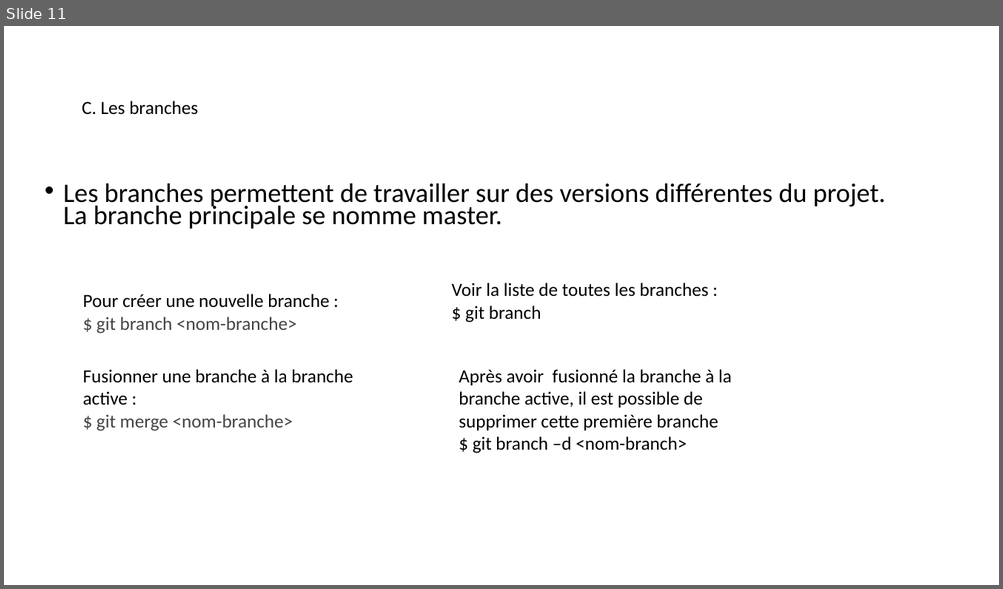
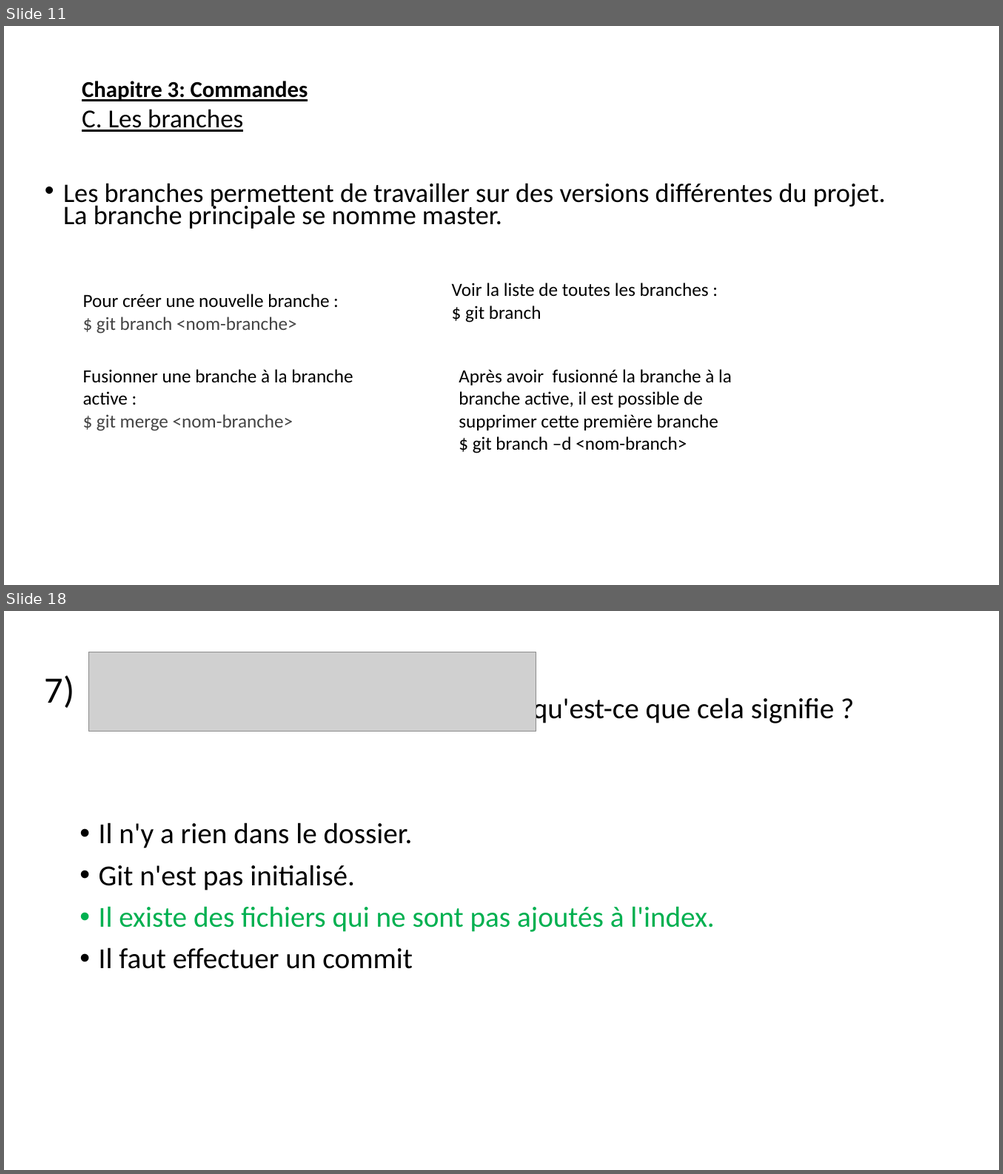
Before and after one commit to emdeo/absolute-knowledge, a slide deck: presentationGit.pptx. Shown one above the other, each under a label of ours: slide 11 before the commit, slides 11 and 18 after it; the slides between them are not shown. The pictures are 1003x589 and 1003x1174 pixels, drawn with LibreOffice and Linux fonts; fonts in the diff are those of the drawing; grey boxes stand for pictures. Boxes give left, top, right and bottom in pixels: in the first picture for what was removed or moved away, otherwise in the second. Text is boxed around its words. In the diff, an @@ line names an element or a change of style, - is before the commit and + after.

```diff
--- a/presentationGit.pptx
+++ b/presentationGit.pptx
@@ slide 18 added at [4, 611, 999, 1170], background #FFFFFF @@
@@ picture added at [88, 652, 535, 731] @@
@@ text added at [45, 675, 75, 708], 36 pt, text #000000 @@
+7)
@@ text added at [99, 695, 834, 969], 28 pt, text #000000 @@
+qu'est-ce que cela signifie ?
+• Il n'y a rien dans le dossier.
+• Git n'est pas initialisé.
+• Il existe des fichiers qui ne sont pas ajoutés à l'index.
+• Il faut effectuer un commit
@@ slide 11 changed as well @@
@@ text at [82, 81, 308, 101]: paragraph added @@
+  Chapitre 3: Commandes
@@ text at [82, 109, 243, 132]: size 18 to 25 pt, underline on in "C. Les branches" @@
```
Also in this commit, not shown: 9 other slides changed, 19 other slides added.
